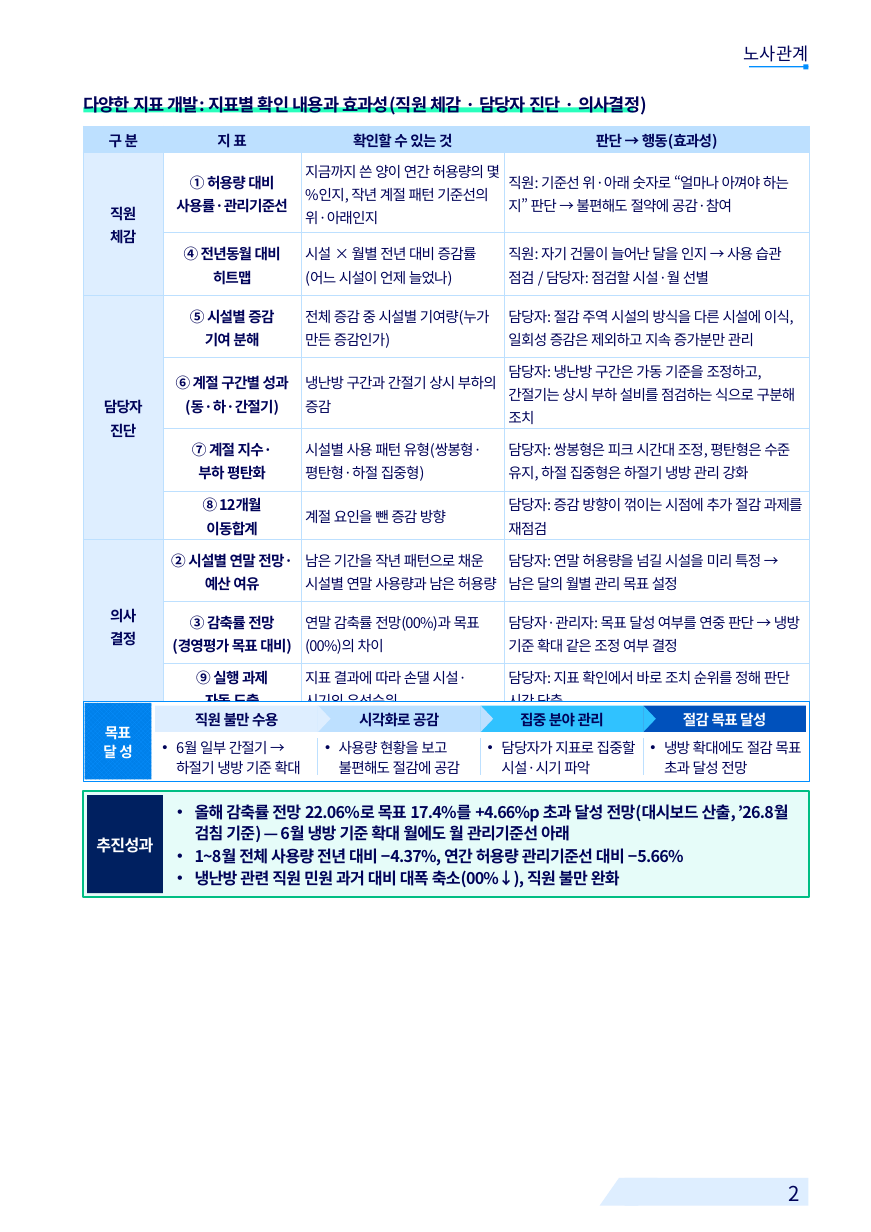
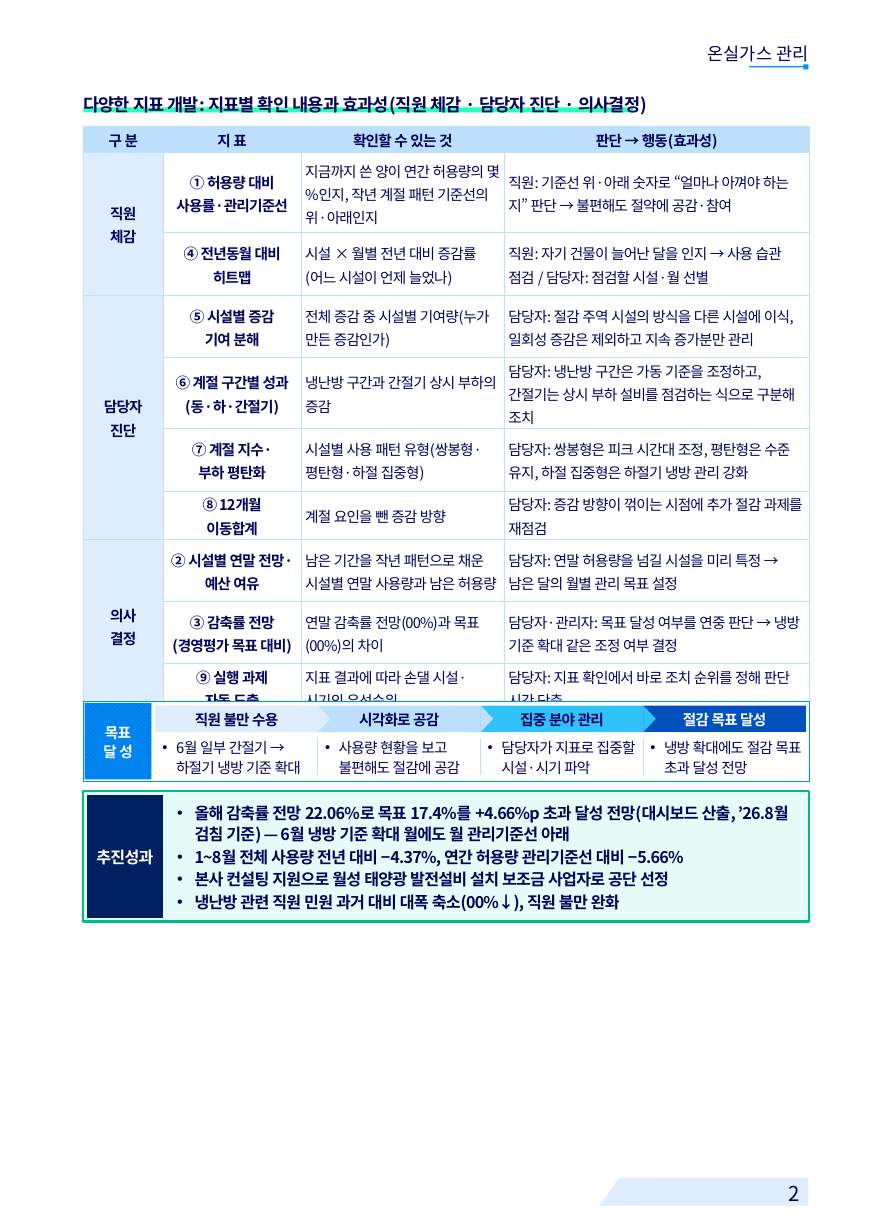
Before and after one commit to khjlsi-creator/claude, a slide deck: slide 2 of korad-경영평가-ppt/KORAD_경영평가_온실가스_수용성_A4세로.pptx. Drawn at 871x1232 pixels with LibreOffice and Linux fonts; fonts in the diff are those of the drawing; background and template pictures are left out. Boxes give left, top, right and bottom in pixels: in the first picture for what was removed or moved away, otherwise in the second. Text is boxed around its words. In the diff, an @@ line names an element or a change of style, - is before the commit and + after.

```diff
--- a/korad-경영평가-ppt/KORAD_경영평가_온실가스_수용성_A4세로.pptx
+++ b/korad-경영평가-ppt/KORAD_경영평가_온실가스_수용성_A4세로.pptx
@@ text at bbox=[708, 45, 808, 65]: text changed @@
-노사관계
+온실가스 관리
@@ rectangle: place and size @@
-rectangle at bbox=[83, 791, 809, 896]
+rectangle at bbox=[83, 791, 809, 922]
@@ rectangle "추진성과": place and size @@
-rectangle "추진성과" at bbox=[87, 795, 163, 893]
+rectangle "추진성과" at bbox=[87, 795, 163, 917]
@@ text at bbox=[195, 871, 669, 887]: paragraph added @@
+• 본사 컨설팅 지원으로 월성 태양광 발전설비 설치 보조금 사업자로 공단 선정
```
Also in this commit, not shown: 1 other slide changed, 1 other file.
